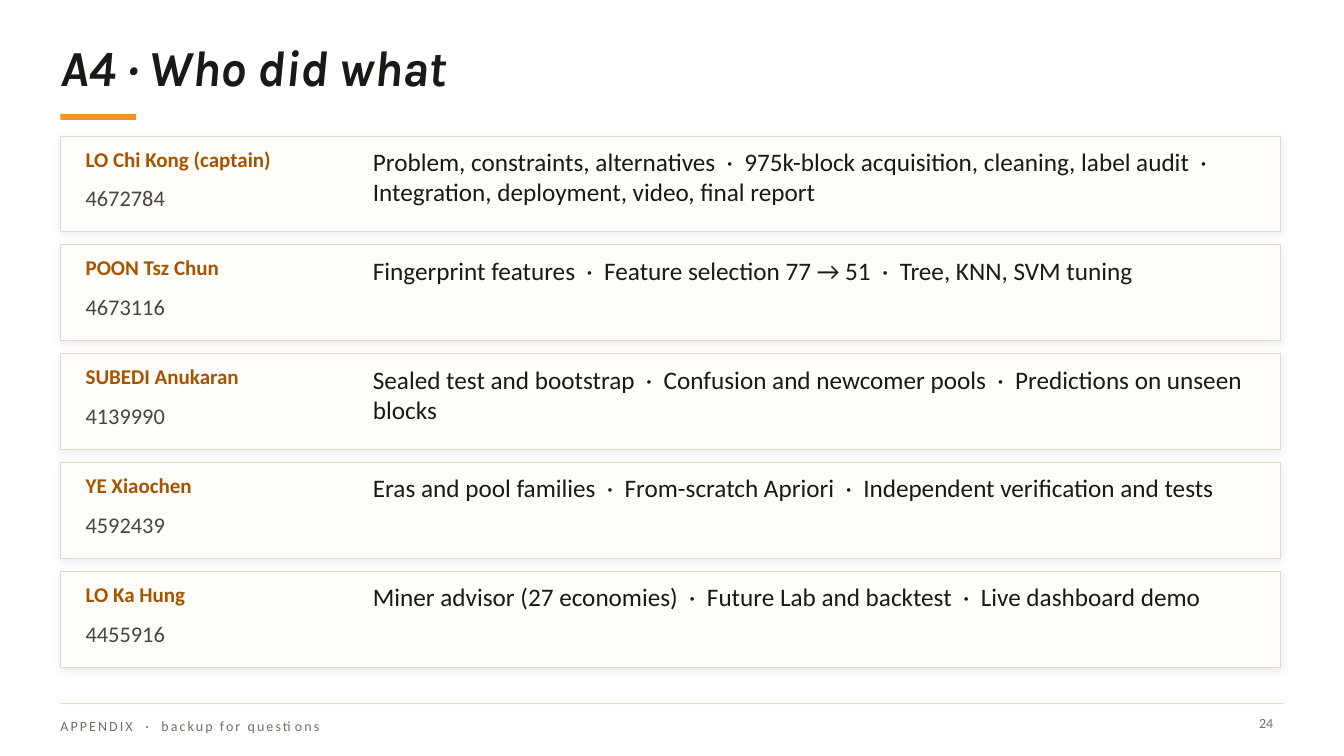
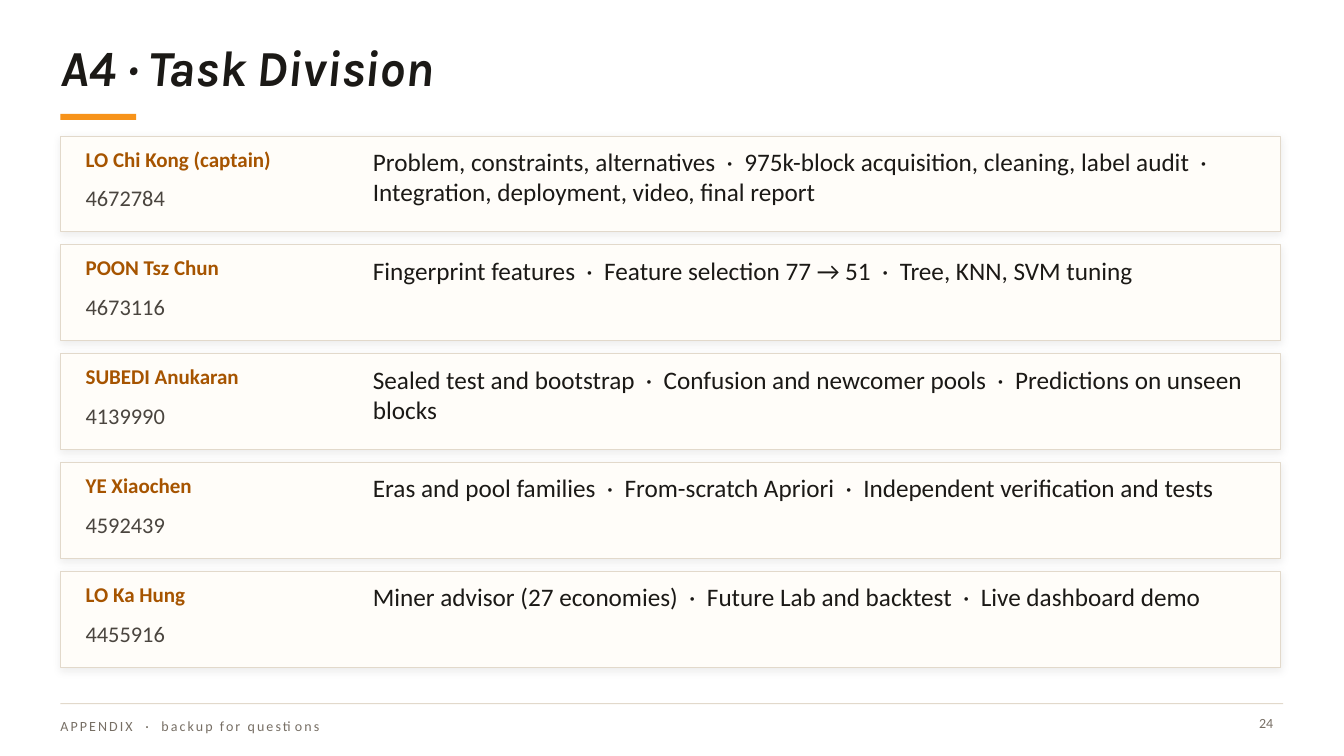
Before and after one commit to ansonlo-dev/HashAtlas, a slide deck: slide 24 of presentation/HashAtlas.pptx. Drawn at 1344x756 pixels with LibreOffice and Linux fonts; fonts in the diff are those of the drawing; background and template pictures are left out. Boxes give left, top, right and bottom in pixels: in the first picture for what was removed or moved away, otherwise in the second. Text is boxed around its words. In the diff, an @@ line names an element or a change of style, - is before the commit and + after.

Commit message:
Update closing and task division slide titles

```diff
--- a/presentation/HashAtlas.pptx
+++ b/presentation/HashAtlas.pptx
@@ title at [60,50,434,87]: text changed @@
-A4 · Who did what
+A4 · Task Division
```
Also in this commit, not shown: 1 other slide changed, 2 other files.
